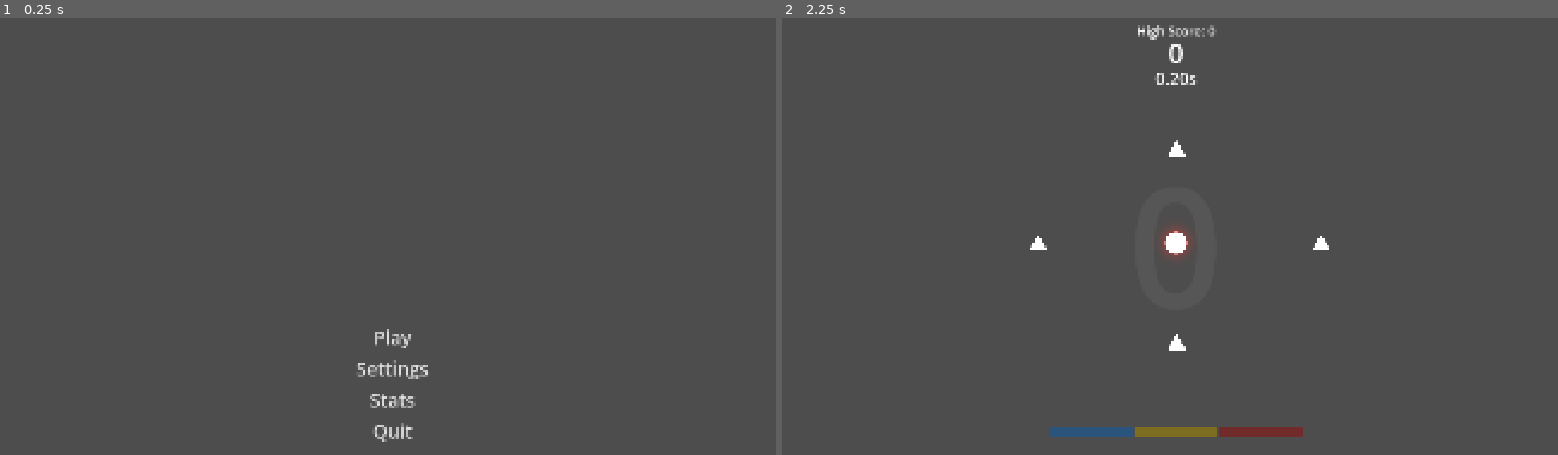
Above: before the commit, frames 1-2 (left to right).
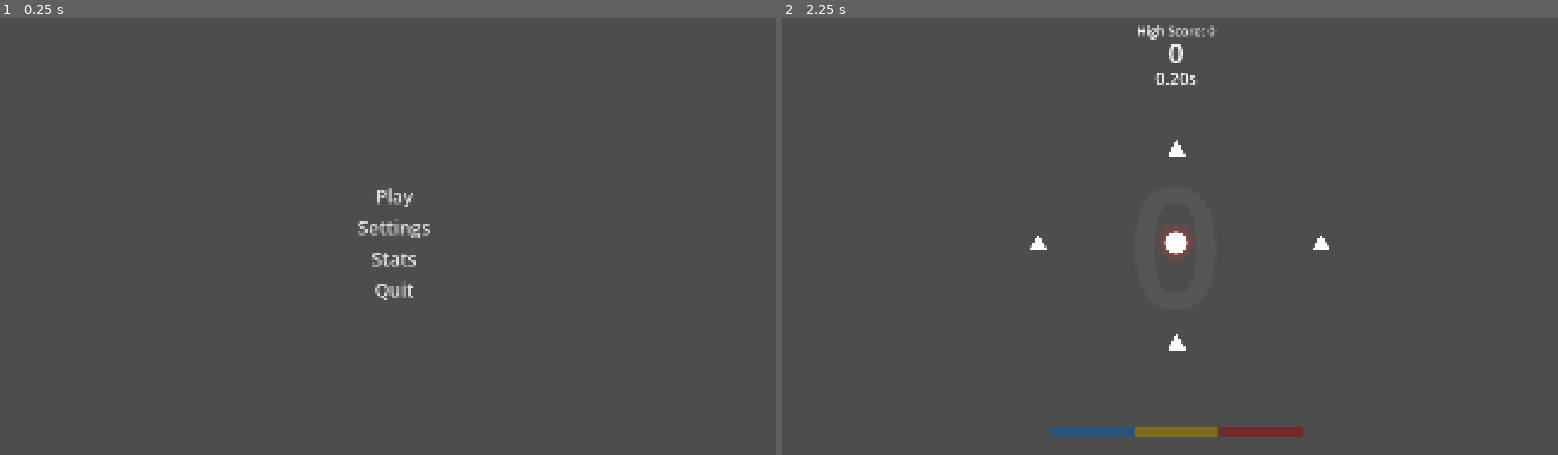
Above: after the commit, the same moments.

Repository: Yumei1010/Ball
Game: Godot game, scene res://Scene/main_menu.tscn
Two runs of this game, one before a commit and one after it. Both use one fixed random seed, a clock stepped at 60 frames per second and the inputs below.
Inputs:
- Up to frame 1 (0.25 s): no input
- Up to frame 2 (2.25 s): click "Settings" at 0.5 s; click "Stats" at 1.25 s; click "Play" at 2 s

The runs differ from the first frame. In frame 1, 0.9% of the frame differs, in the area x 46-56%, y 38-98%; in frame 2, nothing differs.

Commit message:
chore: 删除无用空场景 node_2d.tscn
Co-Authored-By: Claude Opus 4.7 <noreply@anthropic.com>

Diff:
--- a/Scene/main_menu.tscn
+++ b/Scene/main_menu.tscn
@@ -1,77 +1,64 @@
 [gd_scene format=3 uid="uid://oobqc5xxn0o8"]
 
 [ext_resource type="Script" uid="uid://8e456vg5levh" path="res://Script/UI/main_menu.gd" id="1_pvidh"]
-[ext_resource type="PackedScene" uid="uid://c3rlf8mfiwqdj" path="res://game/effect/background_effects.tscn" id="48_jwsrh"]
 [ext_resource type="PackedScene" uid="uid://db3cb5ikpel7g" path="res://game/UI/settings_menu.tscn" id="49_tbbh3"]
 
 [node name="MainMenu" type="Control" unique_id=1956974454]
 layout_mode = 3
-anchors_preset = 0
-offset_right = 40.0
-offset_bottom = 40.0
+anchors_preset = 15
+anchor_right = 1.0
+anchor_bottom = 1.0
+grow_horizontal = 2
+grow_vertical = 2
 script = ExtResource("1_pvidh")
 
-[node name="VBoxContainer" type="VBoxContainer" parent="." unique_id=1133888755]
+[node name="MarginContainer" type="MarginContainer" parent="." unique_id=781534767]
 layout_mode = 1
-anchors_preset = -1
-anchor_left = 24.0
-anchor_top = 13.5
-anchor_right = 24.0
-anchor_bottom = 13.5
-offset_left = -95.0
-offset_top = 191.0
+anchors_preset = 15
+anchor_right = 1.0
+anchor_bottom = 1.0
+grow_horizontal = 2
+grow_vertical = 2
+theme_override_constants/margin_left = 832
+theme_override_constants/margin_top = 256
+theme_override_constants/margin_right = 832
+theme_override_constants/margin_bottom = 256
+
+[node name="VBoxContainer" type="VBoxContainer" parent="MarginContainer" unique_id=624811519]
+layout_mode = 2
 alignment = 1
 
-[node name="StartButton" type="Button" parent="VBoxContainer" unique_id=958210757 groups=["buttons"]]
+[node name="StartButton" type="Button" parent="MarginContainer/VBoxContainer" unique_id=1222742305 groups=["buttons"]]
 layout_mode = 2
 theme_override_font_sizes/font_size = 45
 action_mode = 0
 text = "开始游戏"
 flat = true
 
-[node name="SettingsButton" type="Button" parent="VBoxContainer" unique_id=1854542871 groups=["buttons"]]
+[node name="SettingsButton" type="Button" parent="MarginContainer/VBoxContainer" unique_id=59086756 groups=["buttons"]]
 layout_mode = 2
 theme_override_font_sizes/font_size = 45
 action_mode = 0
 text = "设置"
 flat = true
 
-[node name="StatsButton" type="Button" parent="VBoxContainer" unique_id=515901845 groups=["buttons"]]
+[node name="StatsButton" type="Button" parent="MarginContainer/VBoxContainer" unique_id=1218592641 groups=["buttons"]]
 layout_mode = 2
 theme_override_font_sizes/font_size = 45
 action_mode = 0
 text = "统计数据"
 flat = true
 
-[node name="QuitButton" type="Button" parent="VBoxContainer" unique_id=119236434 groups=["buttons"]]
+[node name="QuitButton" type="Button" parent="MarginContainer/VBoxContainer" unique_id=1459526140 groups=["buttons"]]
 layout_mode = 2
 theme_override_font_sizes/font_size = 45
 action_mode = 0
 text = "退出游戏"
 flat = true
 
-[node name="TutorialImage" type="TextureRect" parent="." unique_id=188516964]
-visible = false
-z_index = 1
-layout_mode = 1
-anchors_preset = 15
-anchor_right = 1.0
-anchor_bottom = 1.0
-offset_left = 22.0
-offset_top = 19.0
-offset_right = 1859.0
-offset_bottom = 1024.0
-grow_horizontal = 2
-grow_vertical = 2
-expand_mode = 1
-
-[node name="AnimatedSprite2D" type="AnimatedSprite2D" parent="." unique_id=2044906776]
-position = Vector2(984.31244, 415.99997)
-scale = Vector2(1.0253906, 0.97833323)
-
-[node name="BackgroundEffects" parent="." unique_id=1533792561 instance=ExtResource("48_jwsrh")]
-position = Vector2(960, 540)
-
 [node name="SettingsMenu" parent="." unique_id=828530356 instance=ExtResource("49_tbbh3")]
 visible = false
 layout_mode = 1
+
+[connection signal="button_down" from="MarginContainer/VBoxContainer/StartButton" to="." method="_on_start"]
+[connection signal="button_down" from="MarginContainer/VBoxContainer/QuitButton" to="." method="_on_quit"]
--- a/Scene/node_2d.tscn
+++ /dev/null
@@ -1,3 +0,0 @@
-[gd_scene format=3 uid="uid://caj2dt76y6gsl"]
-
-[node name="Node2D" type="Node2D"]
--- a/Script/UI/main_menu.gd
+++ b/Script/UI/main_menu.gd
@@ -2,15 +2,8 @@
 
 const GAME_SCENE := "res://Scene/Main.tscn.tscn"
 
-
-func _ready() -> void:
-	$VBoxContainer/StartButton.pressed.connect(_on_start)
-	$VBoxContainer/QuitButton.pressed.connect(_on_quit)
-
-
 func _on_start() -> void:
 	get_tree().change_scene_to_file(GAME_SCENE)
 
-
 func _on_quit() -> void:
 	get_tree().quit()
Not shown: 1 places in Scene/Main.tscn.tscn that only renumber resources
Not shown, removed: README.md
